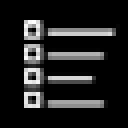
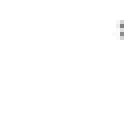
Two versions of the same layered image (128x128). Layer-by-layer changes:
hid "图层 7" over [0, 0, 128, 128]
